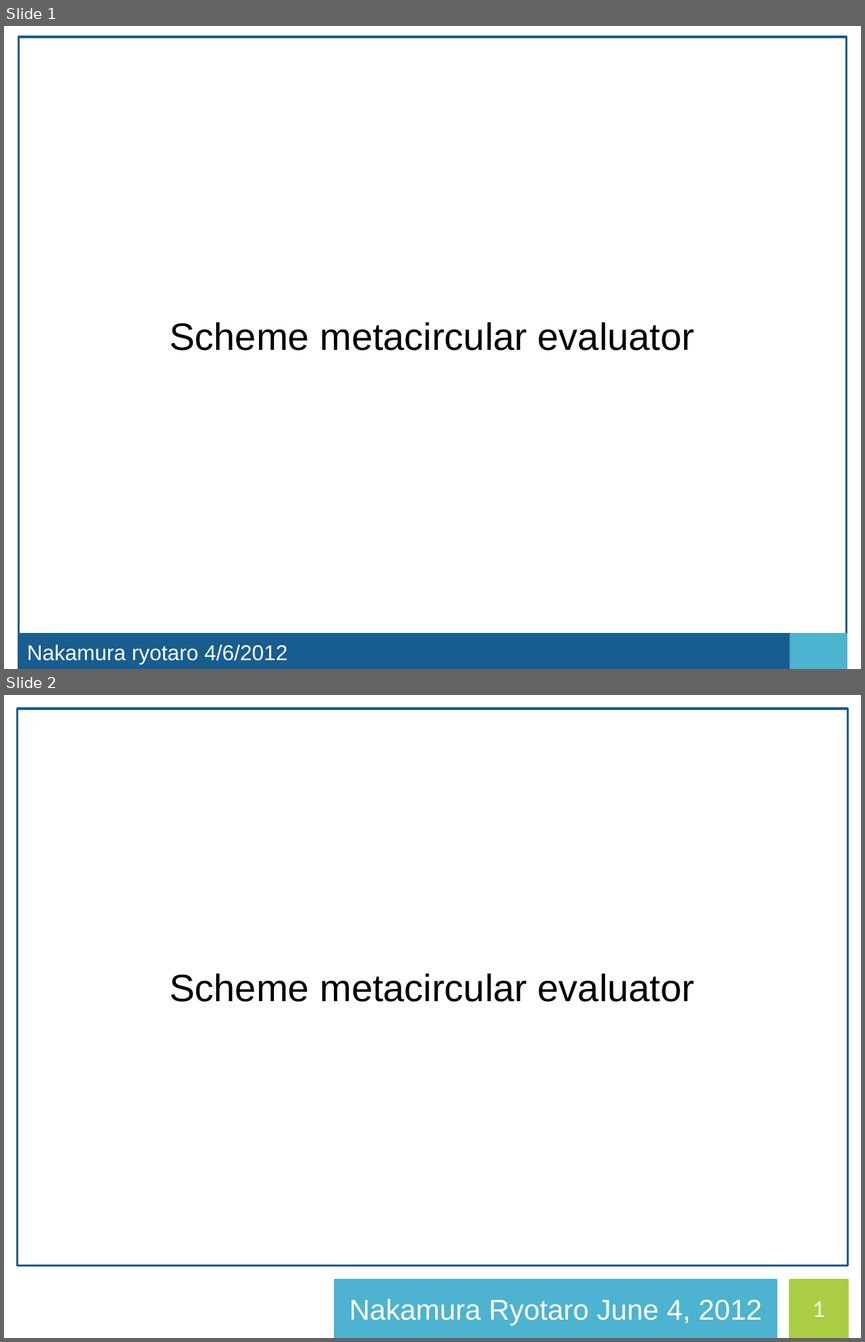
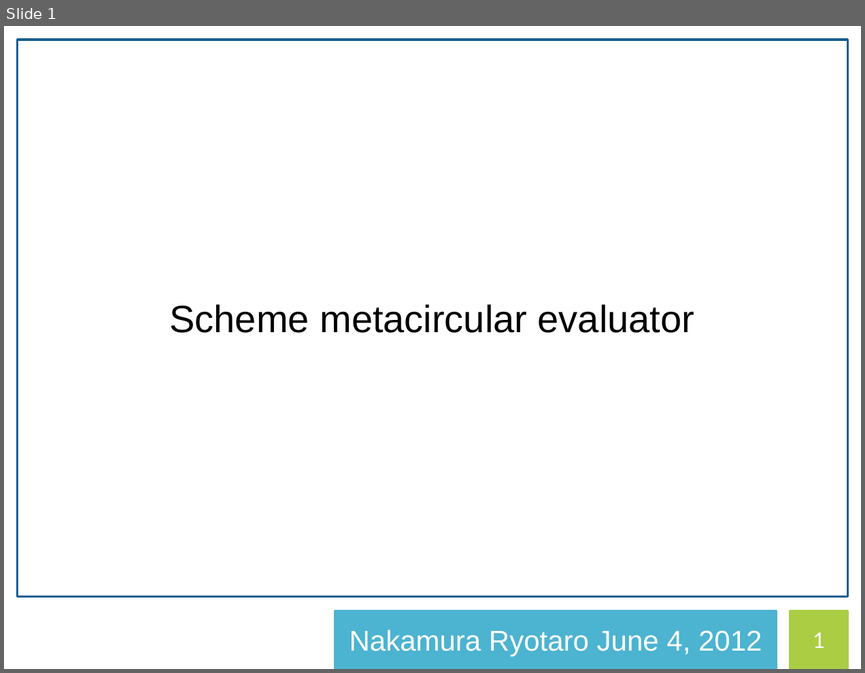
Before and after one commit to ryotaro612/scm, a slide deck: scm.pptx. Shown one above the other, each under a label of ours: slides 1 and 2 before the commit, slide 1 after it. The pictures are 865x1342 and 865x673 pixels, drawn with LibreOffice and Linux fonts; fonts in the diff are those of the drawing. Boxes give left, top, right and bottom in pixels: in the first picture for what was removed or moved away, otherwise in the second. Text is boxed around its words. In the diff, an @@ line names an element or a change of style, - is before the commit and + after.

```diff
--- a/scm.pptx
+++ b/scm.pptx
@@ slide 1 removed at <box>4,26,861,669</box>, background #FFFFFF @@
@@ rectangle removed at <box>18,37,847,635</box> @@
@@ text removed at <box>170,322,694,350</box> @@
-Scheme metacircular evaluator
@@ rectangle removed at <box>18,635,847,669</box> @@
-Nakamura ryotaro 4/6/2012
@@ rectangle removed at <box>791,635,847,669</box> @@
@@ what was slide 2 is now slide 1 @@
```
Also in this commit, not shown: 7 slides changed, 2 slides added, 3 other slides removed.
